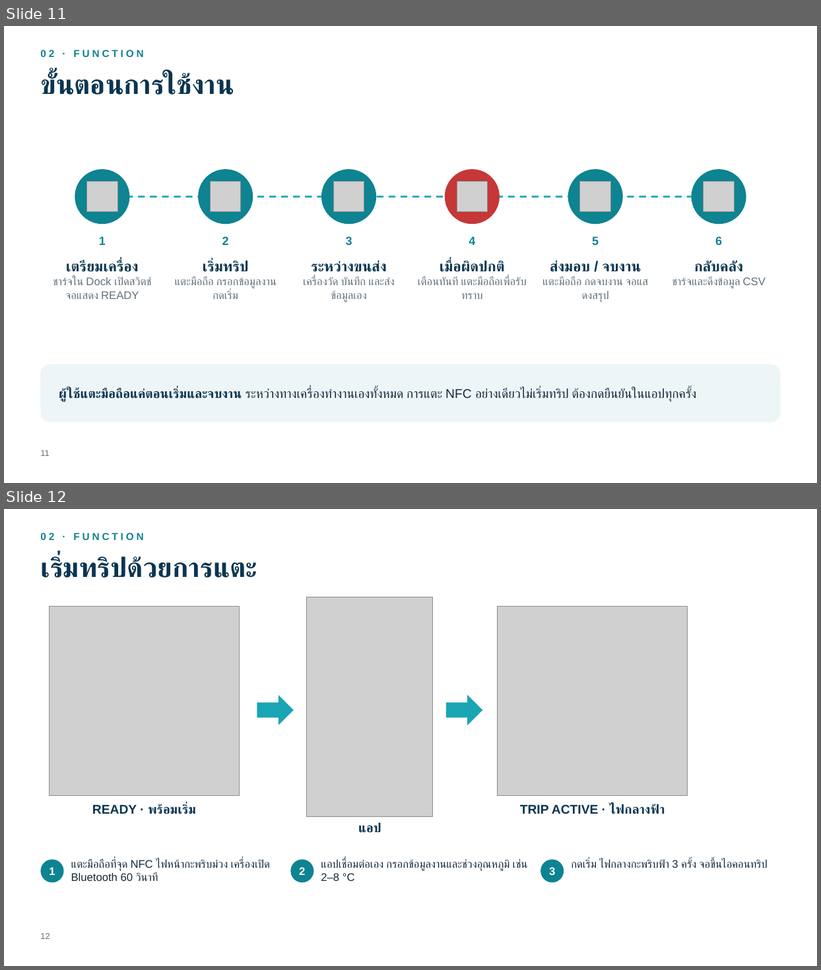
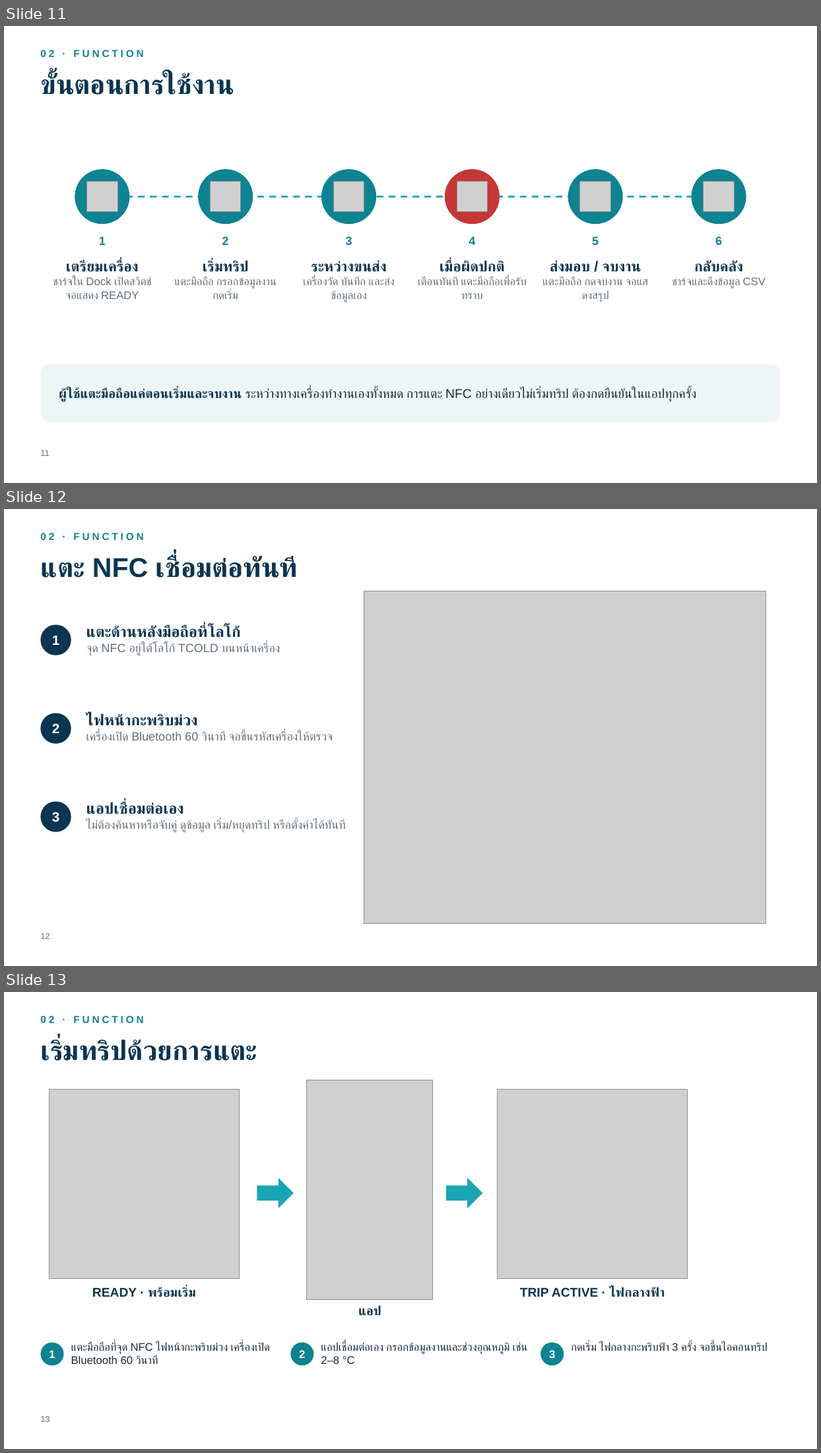
Before and after one commit to Cinnammonmio/mCOLD, a slide deck: mockup/out/TCOLD_presentation.pptx. Shown one above the other, each under a label of ours: slides 11 and 12 before the commit, slides 11, 12 and 13 after it. The pictures are 821x970 and 821x1453 pixels, drawn with LibreOffice and Linux fonts; fonts in the diff are those of the drawing; grey boxes stand for pictures; background and template pictures are left out. Boxes give left, top, right and bottom in pixels: in the first picture for what was removed or moved away, otherwise in the second. Text is boxed around its words. In the diff, an @@ line names an element or a change of style, - is before the commit and + after.

```diff
--- a/mockup/out/TCOLD_presentation.pptx
+++ b/mockup/out/TCOLD_presentation.pptx
@@ slide 12 added at <box>4,509,817,966</box>, background #FFFFFF @@
@@ text added at <box>40,533,143,540</box>, 12 pt, text #0E8391, bold @@
+02 · FUNCTION
@@ title added at <box>40,556,296,578</box>, 32 pt, text #0B3550, bold @@
+แตะ NFC เชื่อมต่อทันที
@@ picture added at <box>364,591,766,923</box> @@
@@ ellipse added at <box>40,625,71,656</box>, fill #0B3550 @@
@@ text added at <box>86,625,280,656</box>, 14 pt, text #5F707C @@
+แตะด้านหลังมือถือที่โลโก้
+จุด NFC อยู่ใต้โลโก้ TCOLD บนหน้าเครื่อง
@@ text added at <box>52,636,59,645</box>, 16 pt, text #FFFFFF, bold @@
+1
@@ ellipse added at <box>40,714,71,744</box>, fill #0B3550 @@
@@ text added at <box>52,723,59,733</box>, 16 pt, text #FFFFFF, bold @@
+2
@@ text added at <box>86,714,333,741</box>, 14 pt, text #5F707C @@
+ไฟหน้ากะพริบม่วง
+เครื่องเปิด Bluetooth 60 วินาที จอขึ้นรหัสเครื่องให้ตรวจ
@@ ellipse added at <box>40,802,71,832</box>, fill #0B3550 @@
@@ text added at <box>86,802,345,833</box>, 14 pt, text #5F707C @@
+แอปเชื่อมต่อเอง
+ไม่ต้องค้นหาหรือจับคู่ ดูข้อมูล เริ่ม/หยุดทริป หรือตั้งค่าได้ทันที
@@ text added at <box>52,812,59,823</box>, 16 pt, text #FFFFFF, bold @@
+3
@@ page number added at <box>40,933,50,939</box>, 10 pt, text #5F707C @@
+12
@@ what was slide 12 is now slide 13 @@
```
Also in this commit, not shown: 1 slide changed, 10 other files.
